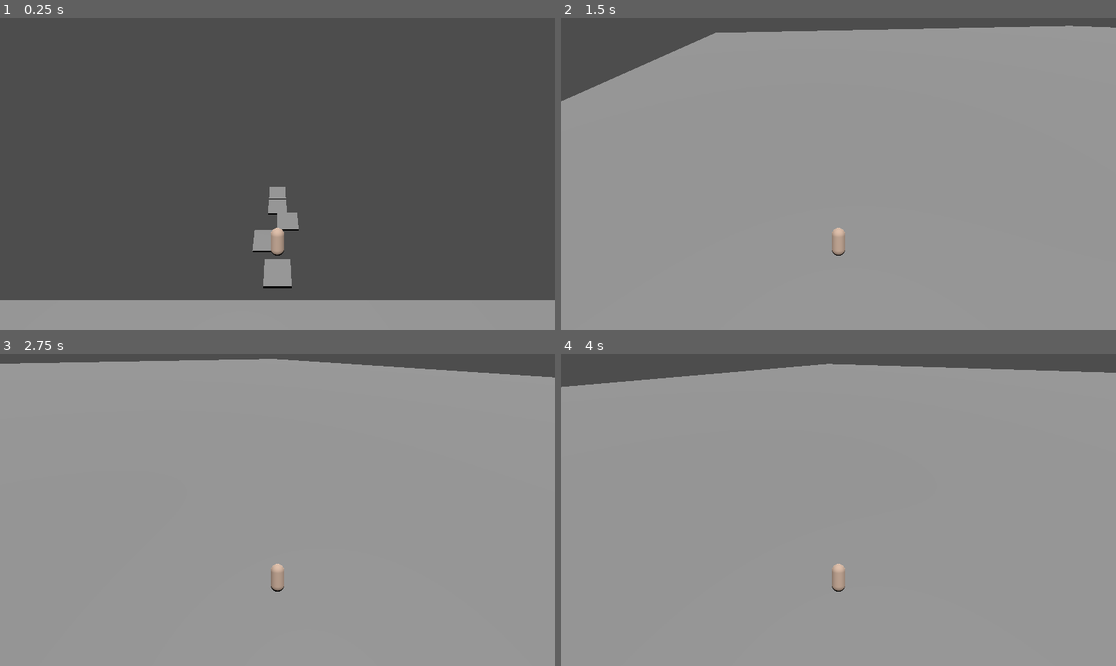
Above: before the commit, frames 1-4 (two rows, left to right).
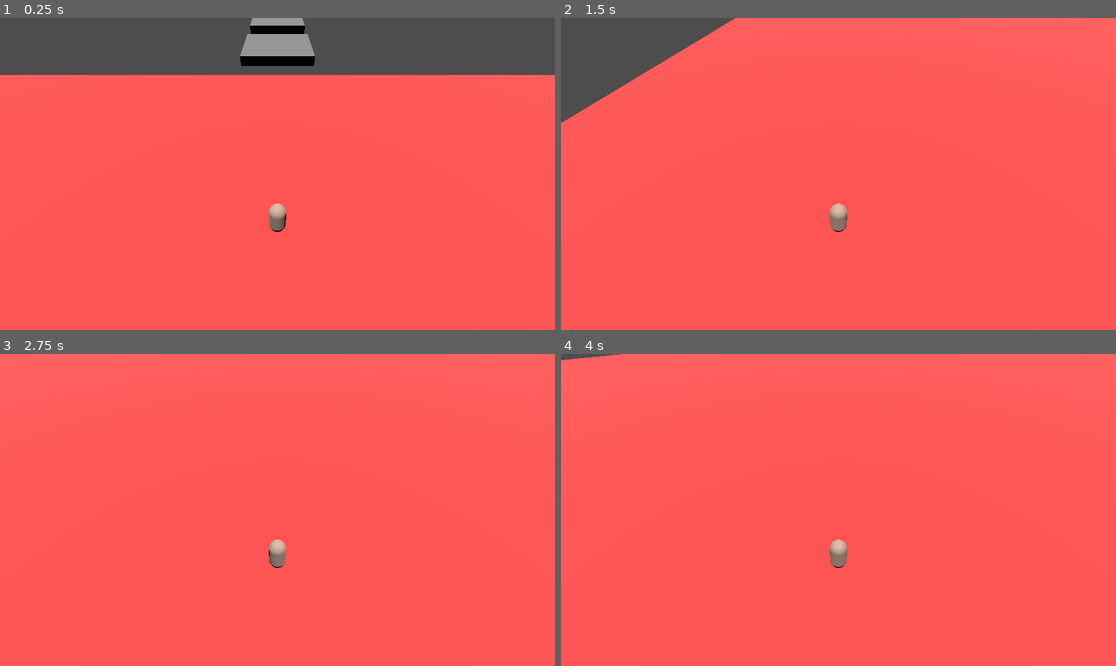
Above: after the commit, the same moments.

Repository: ankit-suman-07/Platform_3D
Game: Godot game, scene res://scenes/world.tscn
Two runs of this game, one before a commit and one after it. Both use one fixed random seed, a clock stepped at 60 frames per second and the inputs below.
Inputs:
- Up to frame 1 (0.25 s): no input
- Up to frame 2 (1.5 s): hold D (right) 0.53-1.28 s; tap Space (jump) at 0.77 s; hold S (back) from 1.28 s (still down)
- Up to frame 3 (2.75 s): tap Space (jump) at 1.52 s; release S (back) at 2.03 s; hold D (right) from 2.03 s (still down)
- Up to frame 4 (4 s): release D (right) at 2.78 s; hold W (forward) 2.78-3.53 s; tap Space (jump) at 3.02, 3.77 s; hold A (left) from 3.53 s (still down)

The runs differ from the first frame. In frame 1, 84% of the frame differs, in the area x 0-100%, y 0-100%; in frame 2, 96%; in frame 3, 100%; in frame 4, 100%.

Commit message:
Create a basic level

Diff:
--- /dev/null
+++ b/scenes/measure.tscn
@@ -0,0 +1,21 @@
+[gd_scene load_steps=5 format=3 uid="uid://0gogofnjqkjg"]
+
+[sub_resource type="StandardMaterial3D" id="StandardMaterial3D_bfjc2"]
+albedo_color = Color(0.266575, 0.266575, 0.266575, 1)
+
+[sub_resource type="BoxMesh" id="BoxMesh_vyc4v"]
+material = SubResource("StandardMaterial3D_bfjc2")
+
+[sub_resource type="StandardMaterial3D" id="StandardMaterial3D_vyc4v"]
+albedo_color = Color(1, 0.42, 0.42, 1)
+
+[sub_resource type="BoxMesh" id="BoxMesh_bfjc2"]
+material = SubResource("StandardMaterial3D_vyc4v")
+
+[node name="measure" type="MeshInstance3D"]
+transform = Transform3D(2, 0, 0, 0, 0.5, 0, 0, 0, 2, 0, 0, 0)
+mesh = SubResource("BoxMesh_vyc4v")
+
+[node name="MeshInstance3D" type="MeshInstance3D" parent="."]
+transform = Transform3D(0.5, 0, 0, 0, 1, 0, 0, 0, 2, 0, 0, 1.51065)
+mesh = SubResource("BoxMesh_bfjc2")
--- a/scenes/player.tscn
+++ b/scenes/player.tscn
@@ -14,9 +14,9 @@
 script = ExtResource("1_3vyb7")
 
 [node name="Sprite3D" type="MeshInstance3D" parent="."]
-transform = Transform3D(0.2, 0, 0, 0, 0.2, 0, 0, 0, 0.2, 0, 0, 0)
+transform = Transform3D(0.3, 0, 0, 0, 0.3, 0, 0, 0, 0.3, 0, 0, 0)
 mesh = SubResource("CapsuleMesh_3vyb7")
 
 [node name="CollisionShape3D" type="CollisionShape3D" parent="."]
-transform = Transform3D(0.2, 0, 0, 0, 0.2, 0, 0, 0, 0.2, 0, 0, 0)
+transform = Transform3D(0.3, 0, 0, 0, 0.3, 0, 0, 0, 0.3, 0, 0, 0)
 shape = SubResource("CapsuleShape3D_g2els")
--- a/scenes/start_floor.tscn
+++ b/scenes/start_floor.tscn
@@ -1,16 +1,21 @@
-[gd_scene load_steps=3 format=3 uid="uid://droalic5tmyms"]
+[gd_scene load_steps=4 format=3 uid="uid://droalic5tmyms"]
+
+[sub_resource type="StandardMaterial3D" id="StandardMaterial3D_e3hbt"]
+albedo_color = Color(1, 0.31, 0.31, 1)
 
 [sub_resource type="BoxMesh" id="BoxMesh_e3hbt"]
+material = SubResource("StandardMaterial3D_e3hbt")
 
 [sub_resource type="BoxShape3D" id="BoxShape3D_h72lv"]
+size = Vector3(1.20319, 1, 1.19653)
 
 [node name="StartFloor" type="StaticBody3D"]
-transform = Transform3D(10, 0, 0, 0, 10, 0, 0, 0, 10, 0, 0, 0)
+transform = Transform3D(10, 0, 0, 0, 10, 0, 0, 0, 10, 0, 0, 0.114773)
 
 [node name="MeshInstance3D" type="MeshInstance3D" parent="."]
-transform = Transform3D(10, 0, 0, 0, 5, 0, 0, 0, 10, 0, 0, 0)
+transform = Transform3D(6, 0, 0, 0, 2, 0, 0, 0, 6, 0, 0, 0)
 mesh = SubResource("BoxMesh_e3hbt")
 
 [node name="CollisionShape3D" type="CollisionShape3D" parent="."]
-transform = Transform3D(10, 0, 0, 0, 5, 0, 0, 0, 10, 0, 0, 0)
+transform = Transform3D(5, 0, 0, 0, 2, 0, 0, 0, 5, 0.0102234, 0, 0.010376)
 shape = SubResource("BoxShape3D_h72lv")
--- a/scenes/world.tscn
+++ b/scenes/world.tscn
@@ -1,34 +1,141 @@
-[gd_scene load_steps=4 format=3 uid="uid://r3bon2ohl2b7"]
+[gd_scene load_steps=9 format=3 uid="uid://r3bon2ohl2b7"]
 
 [ext_resource type="PackedScene" uid="uid://droalic5tmyms" path="res://scenes/start_floor.tscn" id="1_nnsk1"]
 [ext_resource type="PackedScene" uid="uid://odv15aey0ywm" path="res://scenes/player.tscn" id="2_rwgxs"]
 [ext_resource type="PackedScene" uid="uid://dg8p11xsr1ecd" path="res://scenes/platform_large.tscn" id="3_4wyf3"]
+[ext_resource type="PackedScene" uid="uid://bjprtgdvxt81e" path="res://scenes/platform_long_small.tscn" id="4_71j4m"]
+[ext_resource type="PackedScene" uid="uid://cl7odbfax36xj" path="res://scenes/platform_small.tscn" id="5_71j4m"]
+[ext_resource type="PackedScene" uid="uid://ftc6nrelfs1y" path="res://scenes/platform_short_small.tscn" id="5_qfnet"]
+[ext_resource type="PackedScene" uid="uid://0gogofnjqkjg" path="res://scenes/measure.tscn" id="6_qfnet"]
+[ext_resource type="PackedScene" uid="uid://cfdjl2p08e0nq" path="res://scenes/platform.tscn" id="7_i7141"]
 
 [node name="World" type="Node3D"]
 
 [node name="StartFloor" parent="." instance=ExtResource("1_nnsk1")]
-transform = Transform3D(10, 0, 0, 0, 10, 0, 0, 0, 10, 0, -24.7646, 0)
+transform = Transform3D(10, 0, 0, 0, 10, 0, 0, 0, 10, 16.352, -10.0209, 0)
 
 [node name="player" parent="." instance=ExtResource("2_rwgxs")]
-transform = Transform3D(-3.43731e-08, 0.617764, -0.786364, 2.70033e-08, 0.786364, 0.617764, 1, 0, -4.37114e-08, 40.8123, 28.8628, 0)
+transform = Transform3D(-4.3068e-08, 0.170949, -0.98528, 7.47242e-09, 0.98528, 0.170949, 1, 0, -4.37114e-08, 37.965, 2.29823, 0)
 
 [node name="Camera3D" type="Camera3D" parent="player"]
-transform = Transform3D(1, 0, 0, 0, 1, 0, 0, 0, 1, 1.42109e-14, 1, 3)
+transform = Transform3D(1, -2.73915e-08, -9.64688e-09, 2.73915e-08, 0.779305, 0.626644, -9.64689e-09, -0.626644, 0.779305, 1.29526e-08, 2.88028, 2.32998)
+near = 1.0
 
 [node name="DirectionalLight3D" type="DirectionalLight3D" parent="."]
-transform = Transform3D(1, 0, 0, 0, -0.0656644, 0.997842, 0, -0.997842, -0.0656644, -25.6496, 19.2372, 0)
+transform = Transform3D(0.999667, -0.00169484, 0.0257549, -0.0258106, -0.0656425, 0.997509, -6.11648e-09, -0.997842, -0.0656644, 55.8116, 27.5617, 0)
 
-[node name="platform_large" parent="." instance=ExtResource("3_4wyf3")]
-transform = Transform3D(1, 0, 0, 0, 1, 0, 0, 0, 1, 53.705, 0, 0)
+[node name="measure" parent="." instance=ExtResource("6_qfnet")]
+transform = Transform3D(2, 0, 0, 0, 0.5, 0, 0, 0, 2, 161.712, 0, -7.02127)
 
-[node name="platform_large2" parent="." instance=ExtResource("3_4wyf3")]
-transform = Transform3D(1, 0, 0, 0, 1, 0, 0, 0, 1, 59.2053, 0, -2.03512)
+[node name="platforms" type="Node" parent="."]
 
-[node name="platform_large3" parent="." instance=ExtResource("3_4wyf3")]
-transform = Transform3D(1, 0, 0, 0, 1, 0, 0, 0, 1, 64.6506, -1.66874, 1.98012)
+[node name="platform_large" parent="platforms" instance=ExtResource("3_4wyf3")]
+transform = Transform3D(1, 0, 0, 0, 1, 0, 0, 0, 1, 50.0123, 0, 0)
 
-[node name="platform_large4" parent="." instance=ExtResource("3_4wyf3")]
-transform = Transform3D(1, 0, 0, 0, 1, 0, 0, 0, 1, 69.986, -3.38516, 4.76837e-07)
+[node name="platform_large2" parent="platforms" instance=ExtResource("3_4wyf3")]
+transform = Transform3D(1, 0, 0, 0, 1, 0, 0, 0, 1, 56.0574, 0, -0.000623703)
 
-[node name="platform_large5" parent="." instance=ExtResource("3_4wyf3")]
-transform = Transform3D(1, 0, 0, 0, 1, 0, 0, 0, 1, 75.5963, -4.57712, 4.76837e-07)
+[node name="platform_large3" parent="platforms" instance=ExtResource("3_4wyf3")]
+transform = Transform3D(1, 0, 0, 0, 1, 0, 0, 0, 1, 62.0141, -1.66874, -0.006881)
+
+[node name="platform_large4" parent="platforms" instance=ExtResource("3_4wyf3")]
+transform = Transform3D(1, 0, 0, 0, 1, 0, 0, 0, 1, 67.0524, -3.38516, 4.76837e-07)
+
+[node name="platform_large5" parent="platforms" instance=ExtResource("3_4wyf3")]
+transform = Transform3D(1, 0, 0, 0, 1, 0, 0, 0, 1, 72.095, -1.8839, 4.76837e-07)
+
+[node name="platform_large6" parent="platforms" instance=ExtResource("3_4wyf3")]
+transform = Transform3D(1, 0, 0, 0, 1, 0, 0, 0, 1, 77.1211, -0.240945, 4.76837e-07)
+
+[node name="platform_large7" parent="platforms" instance=ExtResource("3_4wyf3")]
+transform = Transform3D(1, 0, 0, 0, 1, 0, 0, 0, 1, 82.1711, -1.79428, 4.76837e-07)
+
+[node name="platform_large8" parent="platforms" instance=ExtResource("3_4wyf3")]
+transform = Transform3D(1, 0, 0, 0, 1, 0, 0, 0, 1, 134.491, -1.79428, 4.76837e-07)
+
+[node name="platform_large9" parent="platforms" instance=ExtResource("3_4wyf3")]
+transform = Transform3D(1, 0, 0, 0, 1, 0, 0, 0, 1, 140.533, -1.79428, 4.76837e-07)
+
+[node name="platform_large10" parent="platforms" instance=ExtResource("3_4wyf3")]
+transform = Transform3D(1, 0, 0, 0, 1, 0, 0, 0, 1, 146.637, -1.79428, -2.04771)
+
+[node name="platform_large11" parent="platforms" instance=ExtResource("3_4wyf3")]
+transform = Transform3D(1, 0, 0, 0, 1, 0, 0, 0, 1, 152.668, -1.79428, -4.07218)
+
+[node name="platform_large12" parent="platforms" instance=ExtResource("3_4wyf3")]
+transform = Transform3D(1, 0, 0, 0, 1, 0, 0, 0, 1, 158.723, -1.79428, -6.00779)
+
+[node name="platform_large13" parent="platforms" instance=ExtResource("3_4wyf3")]
+transform = Transform3D(1, 0, 0, 0, 1, 0, 0, 0, 1, 164.748, -1.79428, -8.09489)
+
+[node name="platform_small" parent="platforms" instance=ExtResource("5_71j4m")]
+transform = Transform3D(1, 0, 0, 0, 1, 0, 0, 0, 1, 103.735, -1.79141, 0)
+
+[node name="platform_small2" parent="platforms" instance=ExtResource("5_71j4m")]
+transform = Transform3D(1, 0, 0, 0, 1, 0, 0, 0, 1, 105.768, -3.72808, 0)
+
+[node name="platform_small3" parent="platforms" instance=ExtResource("5_71j4m")]
+transform = Transform3D(1, 0, 0, 0, 1, 0, 0, 0, 1, 107.82, -2.66291, -0.00767708)
+
+[node name="platform_small4" parent="platforms" instance=ExtResource("5_71j4m")]
+transform = Transform3D(1, 0, 0, 0, 1, 0, 0, 0, 1, 109.854, -1.64616, -0.00767708)
+
+[node name="platform_small5" parent="platforms" instance=ExtResource("5_71j4m")]
+transform = Transform3D(1, 0, 0, 0, 1, 0, 0, 0, 1, 111.874, -0.823083, -0.00767708)
+
+[node name="platform_small6" parent="platforms" instance=ExtResource("5_71j4m")]
+transform = Transform3D(1, 0, 0, 0, 1, 0, 0, 0, 1, 113.894, 0, -0.00767708)
+
+[node name="platform_long_small" parent="platforms" instance=ExtResource("4_71j4m")]
+transform = Transform3D(-4.37114e-08, 0, -1, 0, 1, 0, 1, 0, -4.37114e-08, 117.897, 0, 0)
+
+[node name="platform_long_small2" parent="platforms" instance=ExtResource("4_71j4m")]
+transform = Transform3D(-4.37114e-08, 0, -1, 0, 1, 0, 1, 0, -4.37114e-08, 127.94, 0, 0)
+
+[node name="platform" parent="platforms" instance=ExtResource("7_i7141")]
+transform = Transform3D(1, 0, 0, 0, 1, 0, 0, 0, 1, 86.1747, 0, 0)
+
+[node name="platform2" parent="platforms" instance=ExtResource("7_i7141")]
+transform = Transform3D(1, 0, 0, 0, 1, 0, 0, 0, 1, 89.185, 0, 0)
+
+[node name="platform3" parent="platforms" instance=ExtResource("7_i7141")]
+transform = Transform3D(1, 0, 0, 0, 1, 0, 0, 0, 1, 92.2018, 0, 0.999014)
+
+[node name="platform4" parent="platforms" instance=ExtResource("7_i7141")]
+transform = Transform3D(1, 0, 0, 0, 1, 0, 0, 0, 1, 95.2262, 0, 1.97066)
+
+[node name="platform5" parent="platforms" instance=ExtResource("7_i7141")]
+transform = Transform3D(1, 0, 0, 0, 1, 0, 0, 0, 1, 98.2506, 0, 0.999211)
+
+[node name="platform6" parent="platforms" instance=ExtResource("7_i7141")]
+transform = Transform3D(1, 0, 0, 0, 1, 0, 0, 0, 1, 101.248, 0, 0.0136845)
+
+[node name="platform_short_small" parent="platforms" instance=ExtResource("5_qfnet")]
+transform = Transform3D(-4.37114e-08, 0, -1, 0, 1, 0, 1, 0, -4.37114e-08, 121.021, 0, 0)
+
+[node name="platform_short_small3" parent="platforms" instance=ExtResource("5_qfnet")]
+transform = Transform3D(-4.37114e-08, 0, -1, 0, 1, 0, 1, 0, -4.37114e-08, 121.436, 0, 0)
+
+[node name="platform_short_small5" parent="platforms" instance=ExtResource("5_qfnet")]
+transform = Transform3D(-4.37114e-08, 0, -1, 0, 1, 0, 1, 0, -4.37114e-08, 121.854, 0, 0)
+
+[node name="platform_short_small7" parent="platforms" instance=ExtResource("5_qfnet")]
+transform = Transform3D(-4.37114e-08, 0, -1, 0, 1, 0, 1, 0, -4.37114e-08, 122.272, 0, 0)
+
+[node name="platform_short_small9" parent="platforms" instance=ExtResource("5_qfnet")]
+transform = Transform3D(-4.37114e-08, 0, -1, 0, 1, 0, 1, 0, -4.37114e-08, 122.69, 0, 0)
+
+[node name="platform_short_small11" parent="platforms" instance=ExtResource("5_qfnet")]
+transform = Transform3D(-4.37114e-08, 0, -1, 0, 1, 0, 1, 0, -4.37114e-08, 123.108, 0, 0)
+
+[node name="platform_short_small13" parent="platforms" instance=ExtResource("5_qfnet")]
+transform = Transform3D(-4.37114e-08, 0, -1, 0, 1, 0, 1, 0, -4.37114e-08, 123.532, 0, 0)
+
+[node name="platform_short_small15" parent="platforms" instance=ExtResource("5_qfnet")]
+transform = Transform3D(-4.37114e-08, 0, -1, 0, 1, 0, 1, 0, -4.37114e-08, 123.953, 0, 0)
+
+[node name="platform_short_small17" parent="platforms" instance=ExtResource("5_qfnet")]
+transform = Transform3D(-4.37114e-08, 0, -1, 0, 1, 0, 1, 0, -4.37114e-08, 124.382, 0, 0)
+
+[node name="platform_short_small19" parent="platforms" instance=ExtResource("5_qfnet")]
+transform = Transform3D(-4.37114e-08, 0, -1, 0, 1, 0, 1, 0, -4.37114e-08, 124.803, 0, 0)
--- a/scripts/player.gd
+++ b/scripts/player.gd
@@ -3,7 +3,7 @@
 const SPEED := 5.0
 const GRAVITY := 9.8 * 4
 const JUMP_VELOCITY := 12
-const TURN_SPEED := 2.5  # radians per second
+const TURN_SPEED := 2  # radians per second
 
 var was_in_air := false  # ✅ New variable to track air state
 
